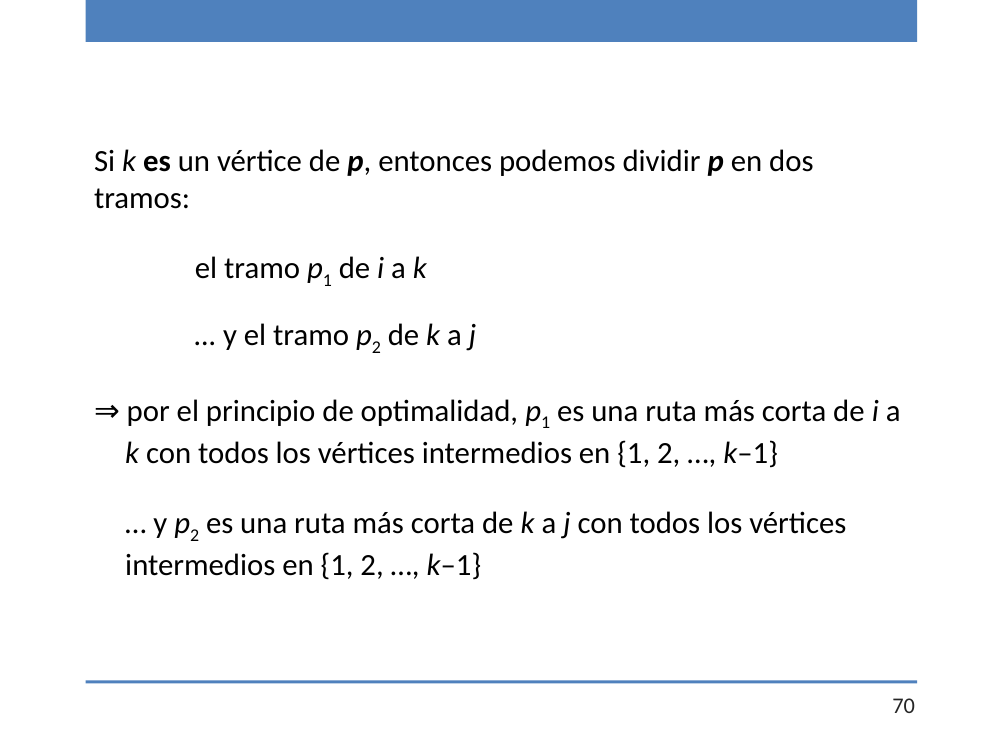
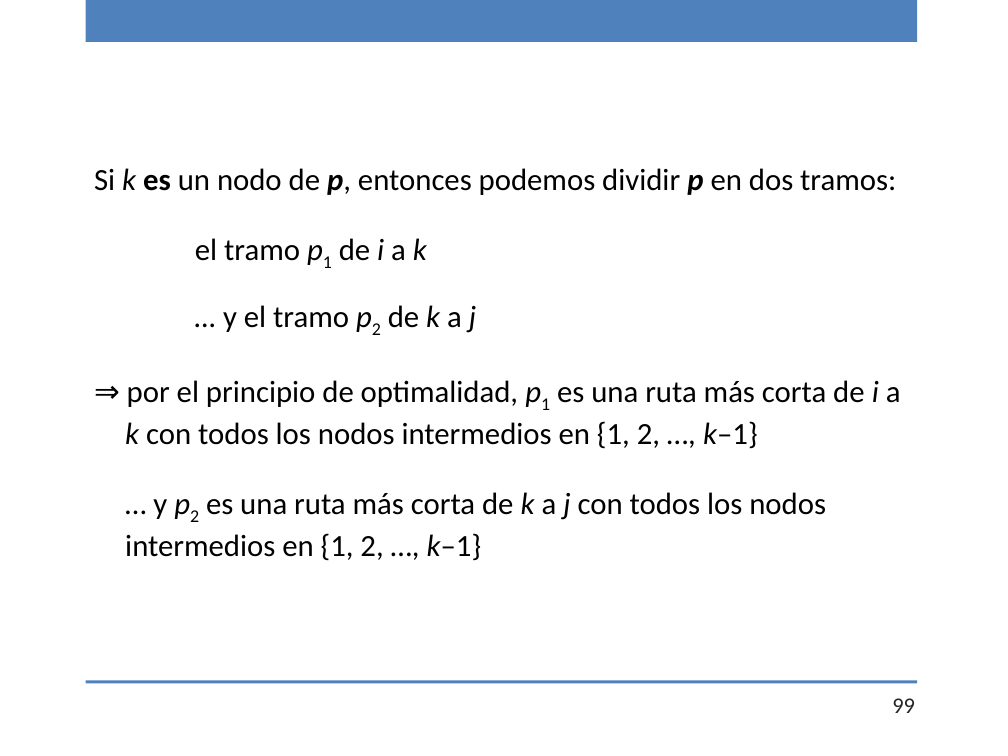
Before and after one commit to chris-carstens/2020-2, a slide deck: slide 99 of Clases/19 - Programación Dinámica/19-ProgDinámica.pptx (slide 70 before the commit). Drawn at 1008x756 pixels with LibreOffice and Linux fonts; fonts in the diff are those of the drawing. Boxes give left, top, right and bottom in pixels: in the first picture for what was removed or moved away, otherwise in the second. Text is boxed around its words. In the diff, an @@ line names an element or a change of style, - is before the commit and + after.

```diff
--- a/Clases/19 - Programación Dinámica/19-ProgDinámica.pptx
+++ b/Clases/19 - Programación Dinámica/19-ProgDinámica.pptx
@@ text at bbox=[94, 168, 896, 195]: text changed @@
-Si k es un vértice de p, entonces podemos dividir p en dos tramos:
+Si k es un nodo de p, entonces podemos dividir p en dos tramos:
@@ text at bbox=[125, 380, 901, 561]: text changed @@
-⇒ por el principio de optimalidad, p1 es una ruta más corta de i a k con todos los vértices intermedios en {1, 2, …, k–1}
-… y p2 es una ruta más corta de k a j con todos los vértices intermedios en {1, 2, …, k–1}
+⇒ por el principio de optimalidad, p1 es una ruta más corta de i a k con todos los nodos intermedios en {1, 2, …, k–1}
+… y p2 es una ruta más corta de k a j con todos los nodos intermedios en {1, 2, …, k–1}
@@ page number at bbox=[892, 698, 915, 713]: text changed @@
-70
+99
```
Also in this commit, not shown: 6 other slides changed, 29 slides added, 1 other file.
